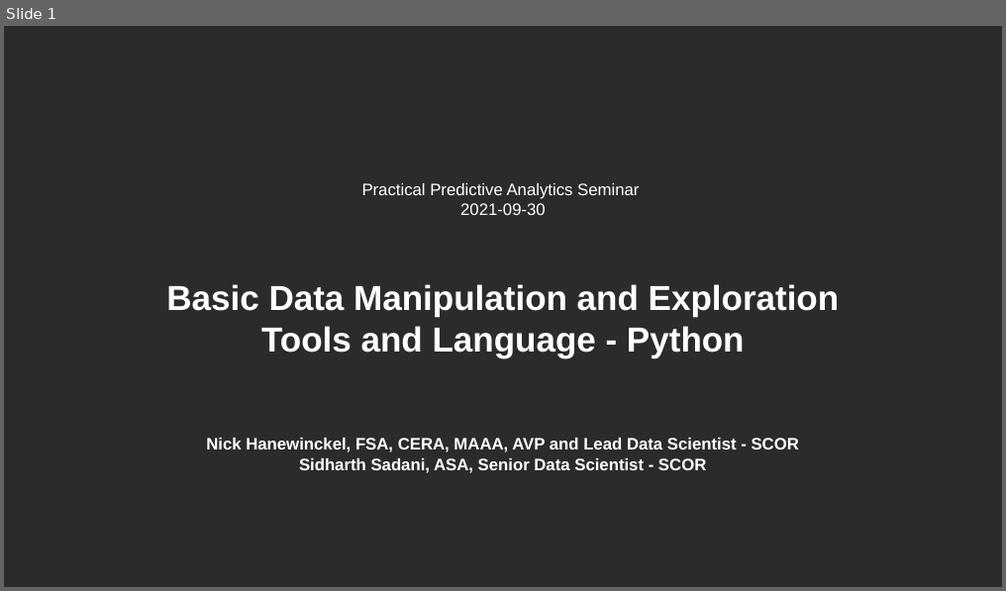
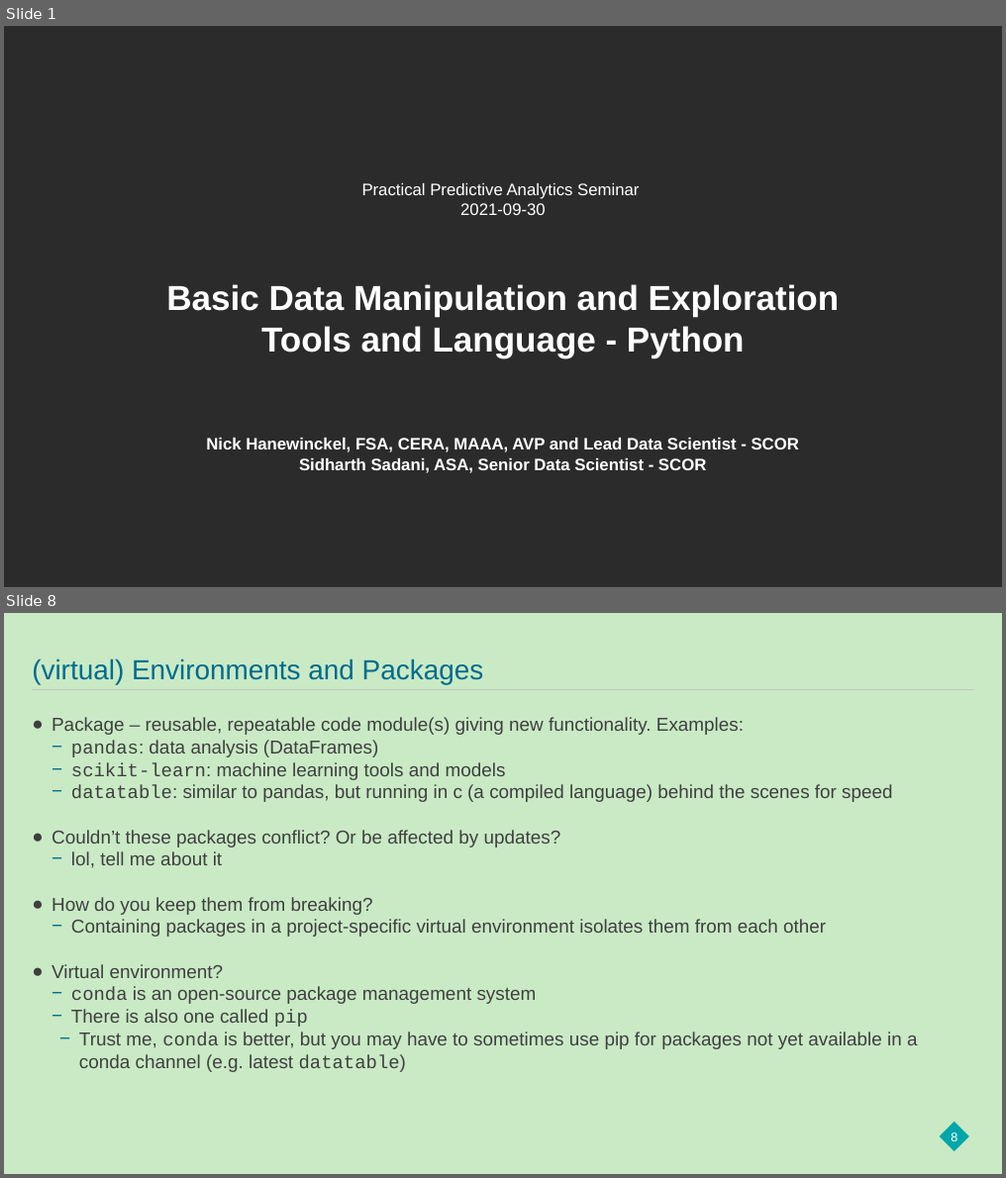
Before and after one commit to hanewinckel/ppas-python, a slide deck: Presentations/PPAS_BasicDataManipulation-Python.pptx. Shown one above the other, each under a label of ours: slide 1 before the commit, slides 1 and 8 after it; the slides between them are not shown. The pictures are 1006x591 and 1006x1178 pixels, drawn with LibreOffice and Linux fonts; fonts in the diff are those of the drawing; background and template pictures are left out; a plain dark background stands for a picture behind light text. Boxes give left, top, right and bottom in pixels: in the first picture for what was removed or moved away, otherwise in the second. Text is boxed around its words. In the diff, an @@ line names an element or a change of style, - is before the commit and + after.

```diff
--- a/Presentations/PPAS_BasicDataManipulation-Python.pptx
+++ b/Presentations/PPAS_BasicDataManipulation-Python.pptx
@@ slide 8 added at [4, 613, 1002, 1174], background #C9EAC5 @@
@@ title added at [32, 659, 484, 684], 26.7 pt, text #006B8D @@
+(virtual) Environments and Packages
@@ line added from (32, 689) to (974, 689), #C6C6C6 0.5 pt @@
@@ text added at [52, 717, 918, 1072], 18 pt, text #3F3F3F @@
+● Package – reusable, repeatable code module(s) giving new functionality. Examples:
+  − pandas: data analysis (DataFrames)
+  − scikit-learn: machine learning tools and models
+  − datatable: similar to pandas, but running in c (a compiled language) behind the scenes for speed
+● Couldn’t these packages conflict? Or be affected by updates?
+  − lol, tell me about it
+● How do you keep them from breaking?
+  − Containing packages in a project-specific virtual environment isolates them from each other
+● Virtual environment?
+  − conda is an open-source package management system
+  − There is also one called pip
+    − Trust me, conda is better, but you may have to sometimes use pip for packages not yet available in a conda channel (e.g. latest datatable)
@@ rectangle added at [940, 1122, 969, 1152], fill #00A6AA @@
@@ page number added at [950, 1133, 957, 1142], 12 pt, text #FFFFFF @@
+8
```
Also in this commit, not shown: 1 slide changed, 16 other slides added.
